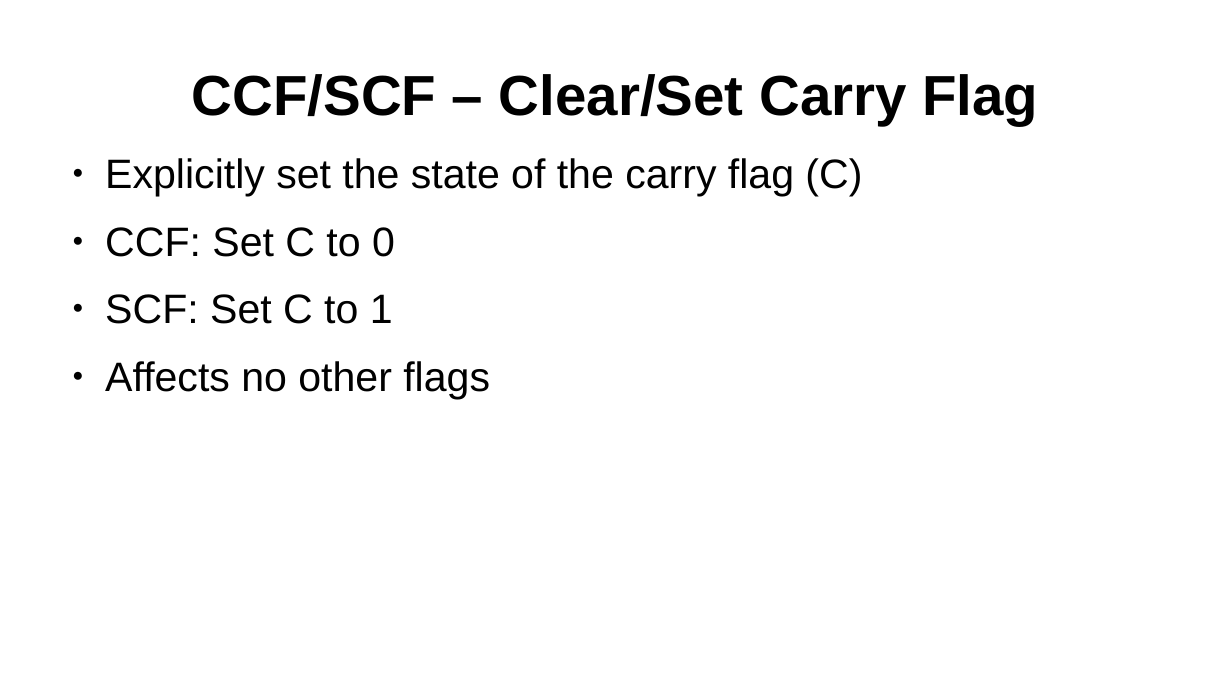
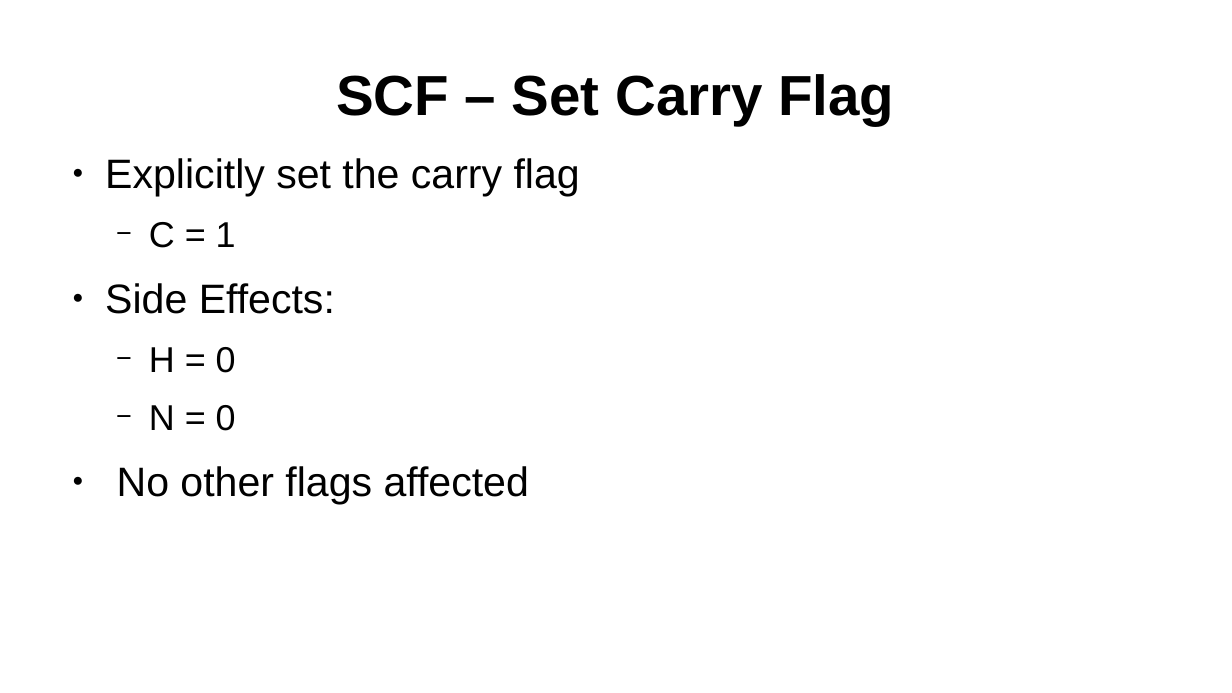
Before and after one commit to SlithyMatt/zxs-assembly-tutorial, a slide deck: slide 13 of Lesson4/Lesson4.odp. Drawn at 1232x693 pixels with LibreOffice and Linux fonts; fonts in the diff are those of the drawing. Boxes give left, top, right and bottom in pixels: in the first picture for what was removed or moved away, otherwise in the second. Text is boxed around its words. In the diff, an @@ line names an element or a change of style, - is before the commit and + after.

```diff
--- a/Lesson4/Lesson4.odp
+++ b/Lesson4/Lesson4.odp
@@ title at [336,74,894,125]: text changed @@
-CCF/SCF – Clear/Set Carry Flag
+SCF – Set Carry Flag
@@ text at [105,158,580,505]: text changed @@
-● Explicitly set the state of the carry flag (C)
-● CCF: Set C to 0
-● SCF: Set C to 1
-● Affects no other flags
+● Explicitly set the carry flag
+  − C = 1
+● Side Effects:
+  − H = 0
+  − N = 0
+● No other flags affected
```
Also in this commit, not shown: 1 slide added.
